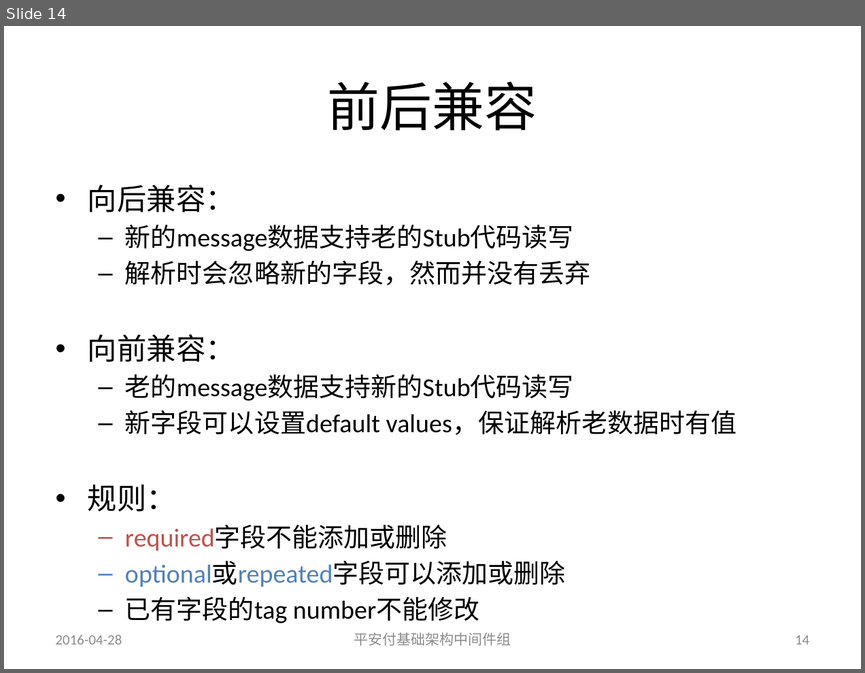
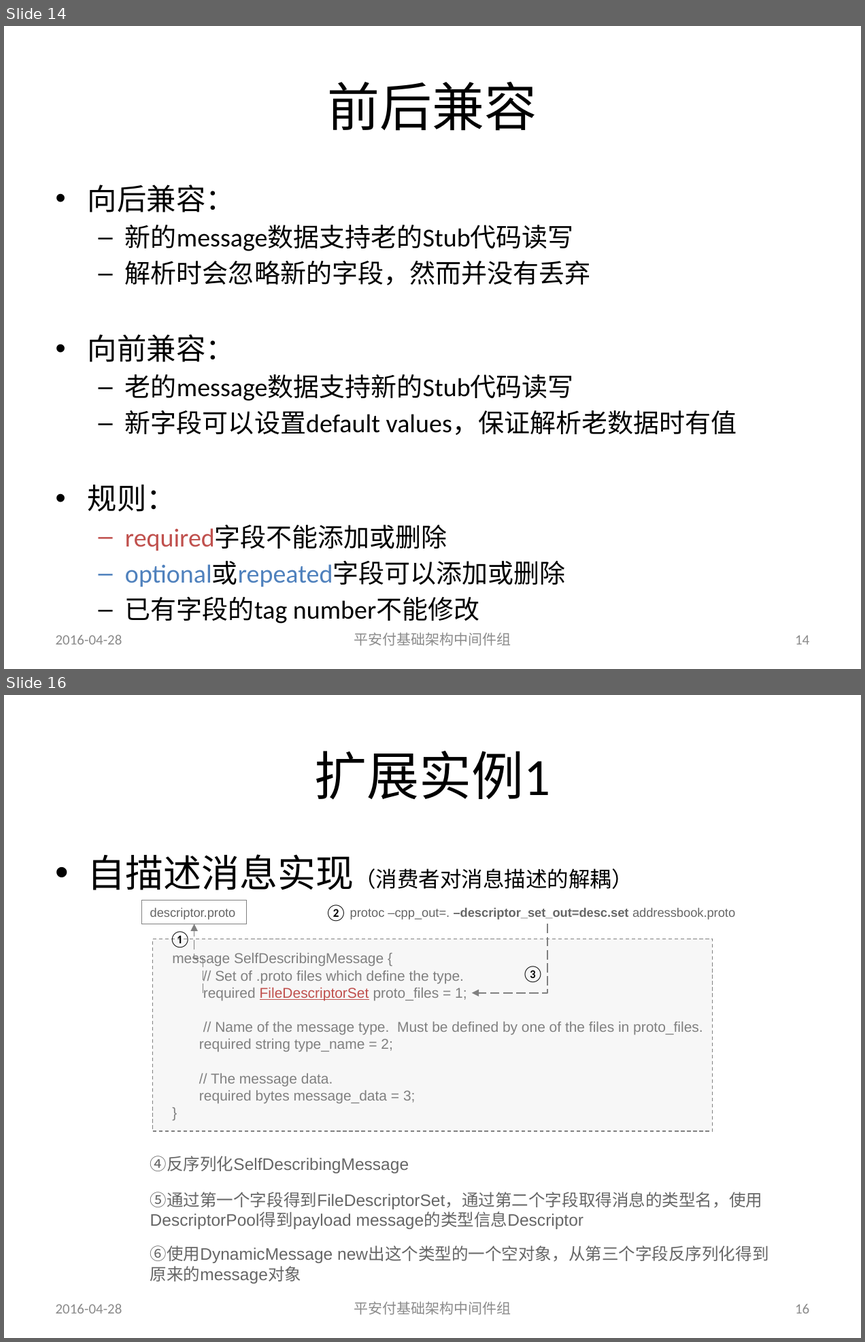
Before and after one commit to guhanjie/Knowledge-sharing, a slide deck: ProtocolBuffer简介——by顾汉杰.pptx. Shown one above the other, each under a label of ours: slide 14 before the commit, slides 14 and 16 after it; the slides between them are not shown. The pictures are 865x673 and 865x1342 pixels, drawn with LibreOffice and Linux fonts; fonts in the diff are those of the drawing. Boxes give left, top, right and bottom in pixels: in the first picture for what was removed or moved away, otherwise in the second. Text is boxed around its words. In the diff, an @@ line names an element or a change of style, - is before the commit and + after.

Commit message:
update protobuf

```diff
--- a/ProtocolBuffer简介——by顾汉杰.pptx
+++ b/ProtocolBuffer简介——by顾汉杰.pptx
@@ slide 16 added at bbox=[4, 695, 861, 1338], background #FFFFFF @@
@@ title added at bbox=[314, 751, 550, 800], 44 pt, text #000000 @@
+扩展实例1
@@ text added at bbox=[88, 854, 633, 890], 18 pt, text #000000 @@
+• 自描述消息实现（消费者对消息描述的解耦）
@@ rectangle added at bbox=[142, 900, 247, 923], outline #808080 0.75 pt, 10.5 pt, text #666666 @@
+descriptor.proto
@@ text added at bbox=[325, 904, 347, 921], 14 pt, text #000000 @@
+②
@@ text added at bbox=[350, 907, 735, 919], 10.5 pt, text #666666 @@
+protoc –cpp_out=. –descriptor_set_out=desc.set addressbook.proto
@@ rectangle added at bbox=[152, 938, 713, 1130], fill #F7F7F7, outline #808080 0.75 pt dashed, 12 pt, text #808080 @@
+message SelfDescribingMessage {
+  // Set of .proto files which define the type.
+  required FileDescriptorSet proto_files = 1;
+  // Name of the message type. Must be defined by one of the files in proto_files.
+  required string type_name = 2;
+  // The message data.
+  required bytes message_data = 3;
+}
@@ text added at bbox=[169, 932, 192, 948], 14 pt, text #000000 @@
+①
@@ elbow arrow added from (203, 992) to (194, 923), #808080 1 pt dashed @@
@@ elbow arrow added from (547, 923) to (472, 992), #808080 1 pt dashed @@
@@ text added at bbox=[521, 966, 544, 983], 14 pt, text #000000 @@
+③
@@ text added at bbox=[150, 1155, 409, 1173], 14 pt, text #666666 @@
+④反序列化SelfDescribingMessage
@@ text added at bbox=[150, 1191, 762, 1229], 14 pt, text #666666 @@
+⑤通过第一个字段得到FileDescriptorSet，通过第二个字段取得消息的类型名，使用DescriptorPool得到payload message的类型信息Descriptor
@@ text added at bbox=[150, 1245, 768, 1283], 14 pt, text #666666 @@
+⑥使用DynamicMessage new出这个类型的一个空对象，从第三个字段反序列化得到原来的message对象
@@ text added at bbox=[56, 1304, 122, 1313], 12 pt, text #8C8C8C @@
+2016-04-28
@@ text added at bbox=[354, 1301, 511, 1314], 12 pt, text #8C8C8C @@
+平安付基础架构中间件组
@@ page number added at bbox=[795, 1304, 809, 1313], 12 pt, text #8C8C8C @@
+16
```
Also in this commit, not shown: 6 slides changed, 1 other slide added, 1 other file.
